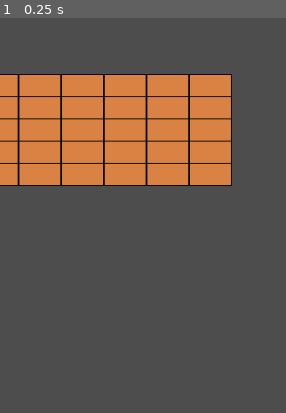
Above: before the commit, frame 1.
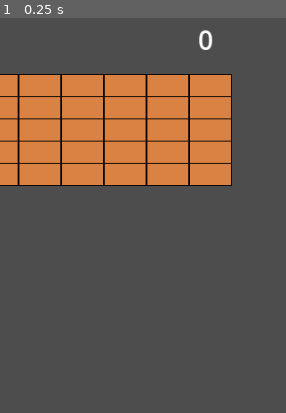
Above: after the commit, the same moment.

Repository: arashi1214/breakout
Game: Godot game, scene res://Scenes/game.tscn
Same seed, same stepped clock (60 frames per second), same inputs: the game is played once before the commit and once after it.
Inputs:
- Up to frame 1 (0.25 s): no input
The pictures show only the part of the screen within x 50-100%, y 0-50%; the shares and areas given below are measured in that part.

The runs differ from the first frame. In frame 1, 0.2% of the frame differs, in the area x 69-75%, y 3-9%.

Commit message:
Create: Reset game and display score
- 增加分數顯示
- 增加結束後重置按鈕
- 重置後歸位

Diff:
--- a/Scenes/game.tscn
+++ b/Scenes/game.tscn
@@ -1,8 +1,9 @@
-[gd_scene load_steps=9 format=3 uid="uid://bhxt3vmqvotkb"]
+[gd_scene load_steps=10 format=3 uid="uid://bhxt3vmqvotkb"]
 
 [ext_resource type="PackedScene" uid="uid://c1iyi2bhsfpba" path="res://Objects/player.tscn" id="1_ebmjs"]
 [ext_resource type="Script" uid="uid://ditbkl5ook2lk" path="res://Scripts/game_controller.gd" id="1_wowpa"]
 [ext_resource type="Script" uid="uid://14ifxa523ybh" path="res://Scripts/player.gd" id="2_qxrlw"]
+[ext_resource type="Texture2D" uid="uid://khpiljcw2c5y" path="res://Art/kenney_cursor-pixel-pack/Tiles/tile_0013.png" id="5_i6g32"]
 [ext_resource type="PackedScene" uid="uid://dh8nlpd3ccxm8" path="res://Controller/bricks_controller.tscn" id="5_wowpa"]
 
 [sub_resource type="RectangleShape2D" id="RectangleShape2D_2poj3"]
@@ -54,3 +55,30 @@
 
 [node name="bricksController" parent="." node_paths=PackedStringArray("create_point") instance=ExtResource("5_wowpa")]
 create_point = NodePath("../CreatePoint")
+
+[node name="UI" type="Control" parent="."]
+layout_mode = 3
+anchors_preset = 0
+offset_right = 40.0
+offset_bottom = 40.0
+
+[node name="Label" type="Label" parent="UI"]
+layout_mode = 0
+offset_left = 601.0
+offset_top = 3.0
+offset_right = 699.0
+offset_bottom = 45.0
+theme_override_font_sizes/font_size = 30
+text = "0"
+
+[node name="NewGame" type="TextureButton" parent="UI"]
+visible = false
+layout_mode = 0
+offset_left = 345.0
+offset_top = 477.0
+offset_right = 385.0
+offset_bottom = 517.0
+texture_normal = ExtResource("5_i6g32")
+stretch_mode = 0
+
+[connection signal="button_down" from="UI/NewGame" to="." method="reset_game"]
--- a/Scripts/ball.gd
+++ b/Scripts/ball.gd
@@ -4,7 +4,9 @@
 var move_y = 1
 var status = false
 @export var speed = 2
+
 signal out_of_bounds()
+signal get_score()
 
 func _physics_process(_delta: float) -> void:
 	if Input.is_action_pressed("Space") and !status:
@@ -41,6 +43,7 @@
 
 				if "bricks" in collider_object.get_groups():
 					collider_object.on_collision()
+					emit_signal("get_score")
 					speed += 0.5
 
 # 暫時不使用計算偏移量
--- a/Scripts/game_controller.gd
+++ b/Scripts/game_controller.gd
@@ -4,7 +4,7 @@
 @export var ball_birth_point : Marker2D
 
 var ball_object
-var score
+var score = 0
 
 func _ready() -> void:
 	ball_object = preload("res://Objects/ball.tscn")
@@ -14,6 +14,7 @@
 	var ball = ball_object.instantiate()
 	ball.position = ball_birth_point.position
 	ball.out_of_bounds.connect(out_of_bounds)
+	ball.get_score.connect(update_score)
 	add_child(ball)
 
 func out_of_bounds():
@@ -21,4 +22,24 @@
 	if HP > 0:
 		create_ball()
 	else:
-		print("Game Over")
+		$UI/NewGame.visible = true
+
+func update_score():
+	score += 1
+	$UI/Label.text = str(score)
+
+func reset_game():
+	$UI/NewGame.visible = false
+
+	# 紀錄分數
+
+	# 分數歸零
+	score = 0
+	$UI/Label.text = str(score)
+
+	# 玩家歸位
+	$Player.reset()
+	HP = 3
+	create_ball()
+	# 重新生成磚塊
+	$bricksController.reset()
--- a/Scripts/player.gd
+++ b/Scripts/player.gd
@@ -2,9 +2,11 @@
 
 @export var speed = 1
 var screen_size
+var start_position
 
 func _ready() -> void:
 	screen_size = get_viewport_rect().size
+	start_position = position
 
 func _physics_process(_delta):
 	var velocity = Vector2.ZERO
@@ -16,3 +18,6 @@
 
 	position += velocity
 	position = position.clamp(Vector2.ZERO, Vector2(559, 900))
+
+func reset():
+	position = start_position
--- a/bricks_controller.gd
+++ b/bricks_controller.gd
@@ -20,3 +20,10 @@
 			create_point_position.y += 25
 		create_point_position.y = create_point.position.y
 		create_point_position.x += 48
+
+func reset():
+	var all_children = get_children()
+	for child in all_children:
+		child.queue_free()
+
+	create()
Not shown, added: Art/kenney_cursor-pixel-pack/License.txt
Binary file added: Art/kenney_cursor-pixel-pack/Preview.png
Not shown, added: Art/kenney_cursor-pixel-pack/Preview.png.import
Binary file added: Art/kenney_cursor-pixel-pack/Tilemap/tilemap.png
Not shown, added: Art/kenney_cursor-pixel-pack/Tilemap/tilemap.png.import
Binary file added: Art/kenney_cursor-pixel-pack/Tilemap/tilemap_packed.png
Not shown, added: Art/kenney_cursor-pixel-pack/Tilemap/tilemap_packed.png.import
Binary file added: Art/kenney_cursor-pixel-pack/Tiles/tile_0000.png
Not shown, added: Art/kenney_cursor-pixel-pack/Tiles/tile_0000.png.import
Binary file added: Art/kenney_cursor-pixel-pack/Tiles/tile_0001.png
Not shown, added: Art/kenney_cursor-pixel-pack/Tiles/tile_0001.png.import
Binary file added: Art/kenney_cursor-pixel-pack/Tiles/tile_0002.png
(and 438 more such lines)
